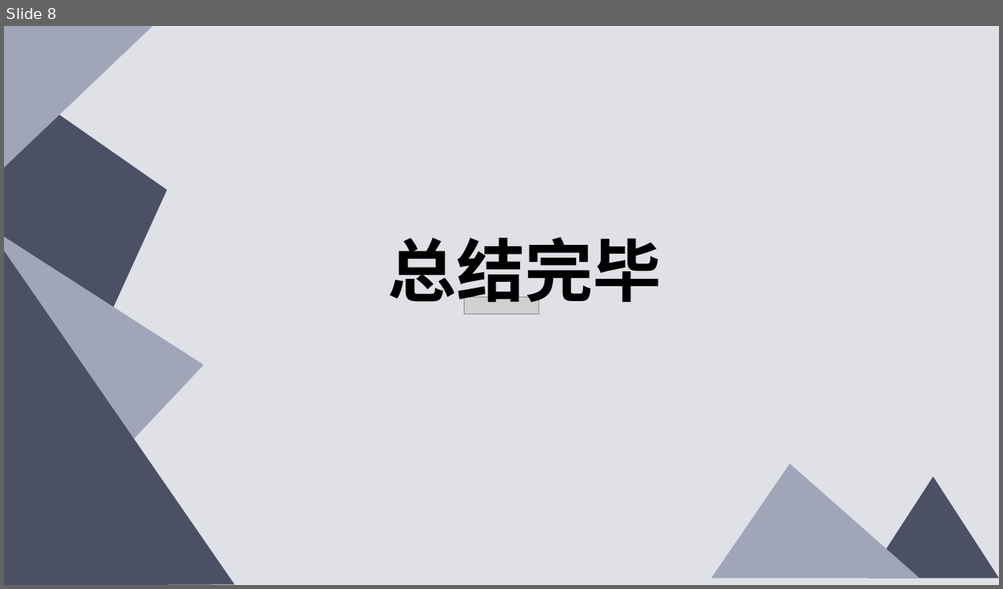
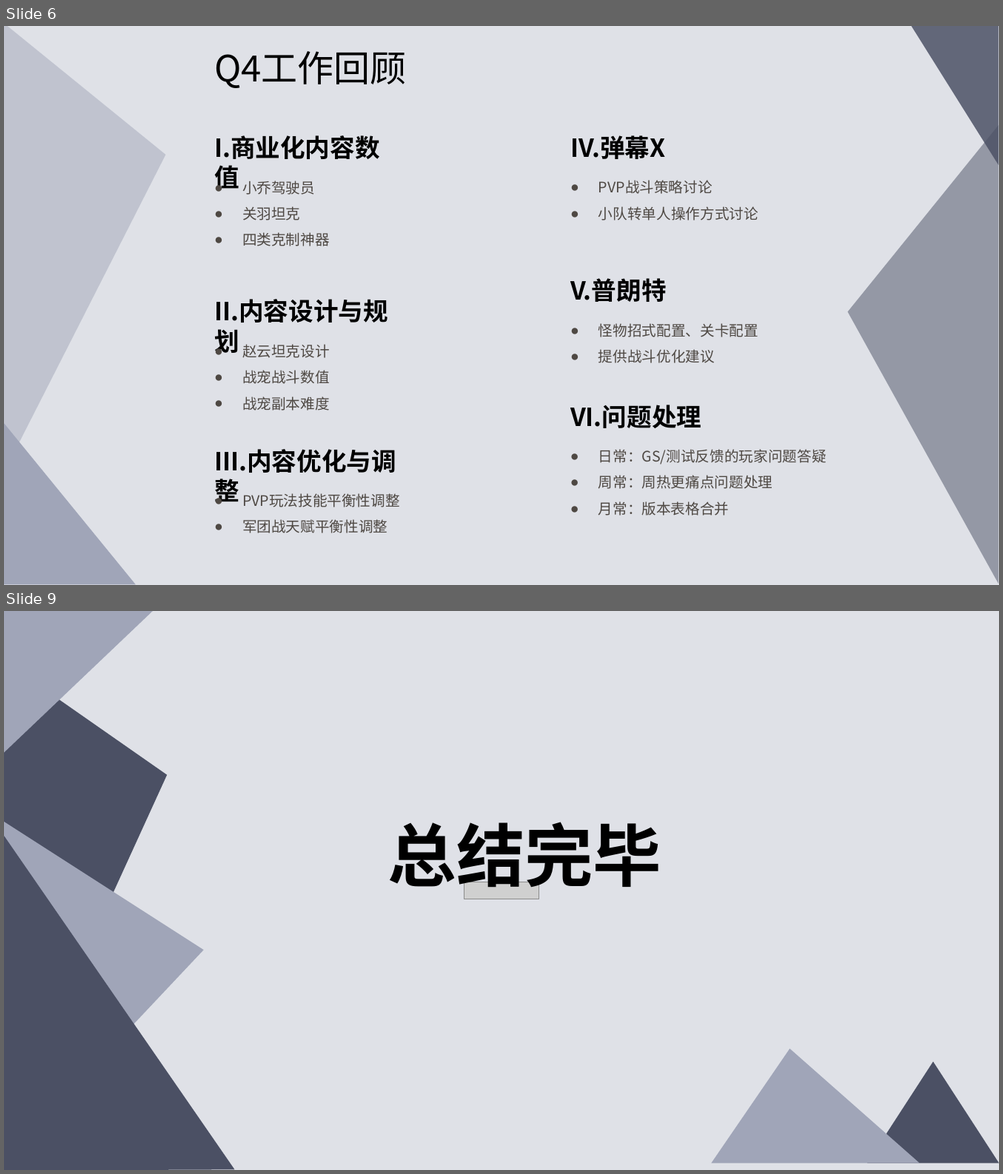
Before and after one commit to qilin0433/Myfile, a slide deck: 总结报告/祁麟2022Q4年度工作总结.pptx. Shown one above the other, each under a label of ours: slide 8 before the commit, slides 6 and 9 after it; the slides between them are not shown. The pictures are 1003x589 and 1003x1174 pixels, drawn with LibreOffice and Linux fonts; fonts in the diff are those of the drawing; grey boxes stand for pictures. Boxes give left, top, right and bottom in pixels: in the first picture for what was removed or moved away, otherwise in the second. Text is boxed around its words. In the diff, an @@ line names an element or a change of style, - is before the commit and + after.

```diff
--- a/总结报告/祁麟2022Q4年度工作总结.pptx
+++ b/总结报告/祁麟2022Q4年度工作总结.pptx
@@ slide 6 added at (4,26,999,585), background #DFE1E7 @@
@@ triangle added at (4,26,166,473), fill #A0A5B8 at 49% opacity @@
@@ triangle added at (910,26,999,165), fill #4B5064 at 84% opacity @@
@@ text added at (214,51,407,88), 35 pt, text #000000 @@
+Q4工作回顾
@@ text added at (214,136,380,192), 24 pt, text #000000, bold @@
+I.商业化内容数值
@@ text added at (570,136,665,159), 24 pt, text #000000, bold @@
+IV.弹幕X
@@ triangle added at (848,126,998,585), fill #4B5064 at 50% opacity @@
@@ text added at (242,181,330,247), 14 pt, text #4E4843 @@
+● 小乔驾驶员
+● 关羽坦克
+● 四类克制神器
@@ text added at (598,180,758,221), 14 pt, text #4E4843 @@
+● PVP战斗策略讨论
+● 小队转单人操作方式讨论
@@ text added at (570,278,666,302), 24 pt, text #000000, bold @@
+V.普朗特
@@ text added at (214,299,388,355), 24 pt, text #000000, bold @@
+II.内容设计与规划
@@ text added at (598,323,758,363), 14 pt, text #4E4843 @@
+● 怪物招式配置、关卡配置
+● 提供战斗优化建议
@@ text added at (242,344,330,411), 14 pt, text #4E4843 @@
+● 赵云坦克设计
+● 战宠战斗数值
+● 战宠副本难度
@@ triangle added at (4,423,136,585), fill #A0A5B8 @@
@@ text added at (570,405,701,429), 24 pt, text #000000, bold @@
+VI.问题处理
@@ text added at (214,449,396,505), 24 pt, text #000000, bold @@
+III.内容优化与调整
@@ text added at (598,449,826,516), 14 pt, text #4E4843 @@
+● 日常：GS/测试反馈的玩家问题答疑
+● 周常：周热更痛点问题处理
+● 月常：版本表格合并
@@ text added at (242,494,400,534), 14 pt, text #4E4843 @@
+● PVP玩法技能平衡性调整
+● 军团战天赋平衡性调整
@@ what was slide 8 is now slide 9 @@
```
Also in this commit, not shown: 3 slides changed, 4 other slides added, 4 slides removed, 5 other files.
